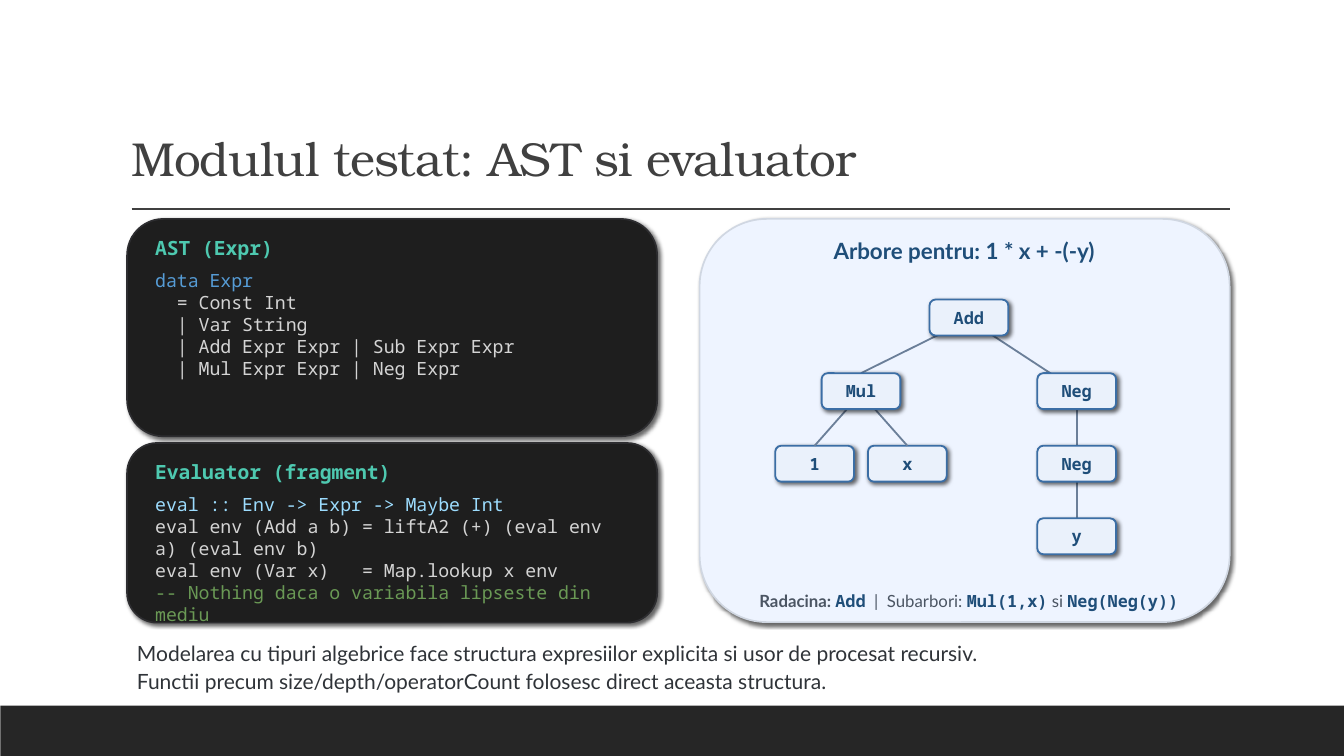
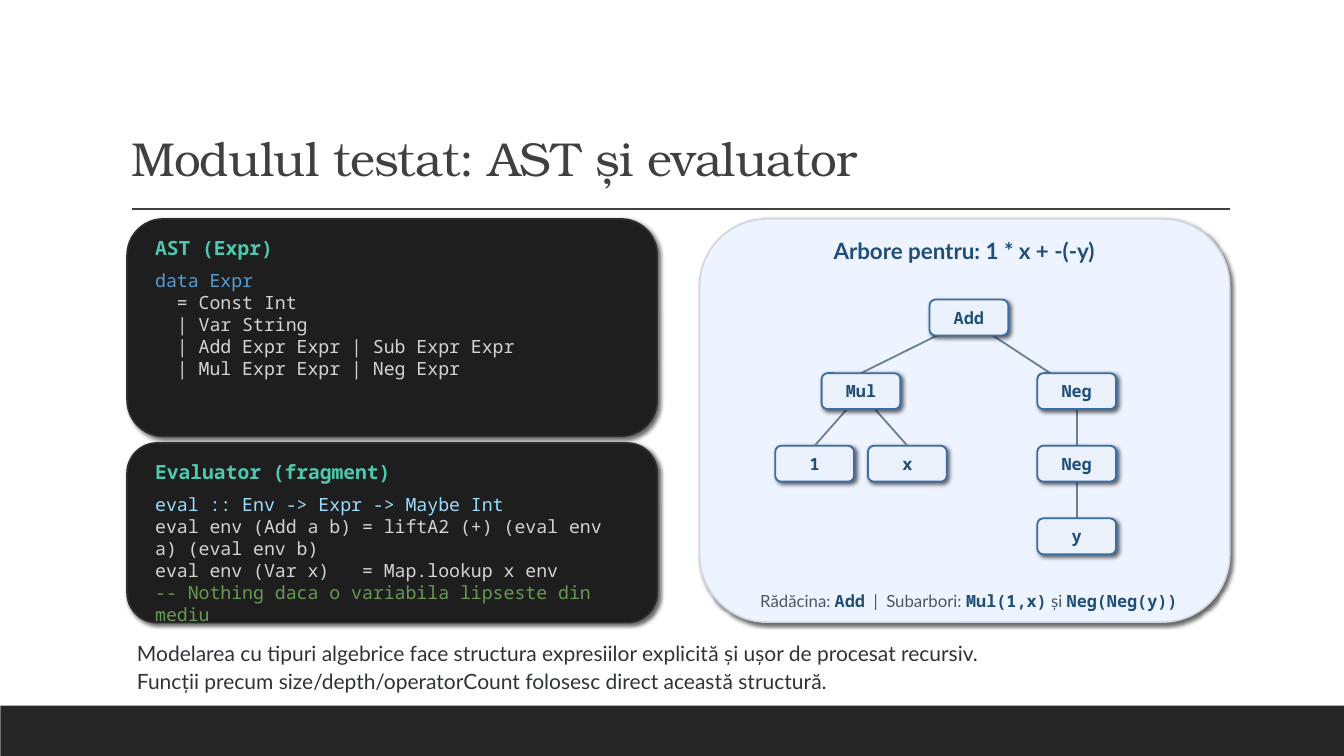
Before and after one commit to alexandrunite/MFIS_Project, a slide deck: slide 7 of Testarea property-based folosind QuickCheck.pptx. Drawn at 1344x756 pixels with LibreOffice and Linux fonts; fonts in the diff are those of the drawing. Boxes give left, top, right and bottom in pixels: in the first picture for what was removed or moved away, otherwise in the second. Text is boxed around its words. In the diff, an @@ line names an element or a change of style, - is before the commit and + after.

```diff
--- a/Testarea property-based folosind QuickCheck.pptx
+++ b/Testarea property-based folosind QuickCheck.pptx
@@ title at (x1=131, y1=142, x2=858, y2=187): text changed @@
-Modulul testat: AST si evaluator
+Modulul testat: AST și evaluator
@@ text at (x1=760, y1=594, x2=1178, y2=611): text changed; bold off @@
-Radacina: Add | Subarbori: Mul(1,x) si Neg(Neg(y))
+Rădăcina: Add | Subarbori: Mul(1,x) și Neg(Neg(y))
@@ text at (x1=137, y1=645, x2=978, y2=693): text changed @@
-Modelarea cu tipuri algebrice face structura expresiilor explicita si usor de procesat recursiv.
-Functii precum size/depth/operatorCount folosesc direct aceasta structura.
+Modelarea cu tipuri algebrice face structura expresiilor explicită și ușor de procesat recursiv.
+Funcții precum size/depth/operatorCount folosesc direct această structură.
```
Also in this commit, not shown: 15 other slides changed, 1 slide added, 8 other files.
